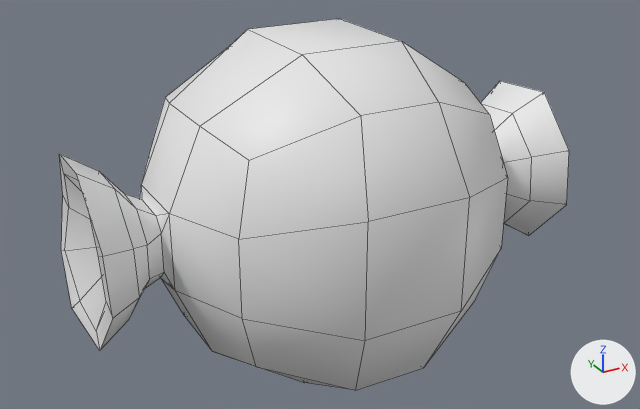
The FBX model Assets/Models/Bedroom_Stuffs/Candy_3.fbx as it was, and as the next commit left it.
Rendered twice from a 50 mm lens placed at (-0.301, -0.543, 0.269), pointed at (-0.002, 0.0, -0.003). Every picture has the same lights, and +X, +Y and +Z are marked at lower right. The older version comes first. Mesh edges are drawn as thin lines. Where no turn or scale is listed for an object, it has been applied to the vertices.

The first picture shows 'Candy_3'.
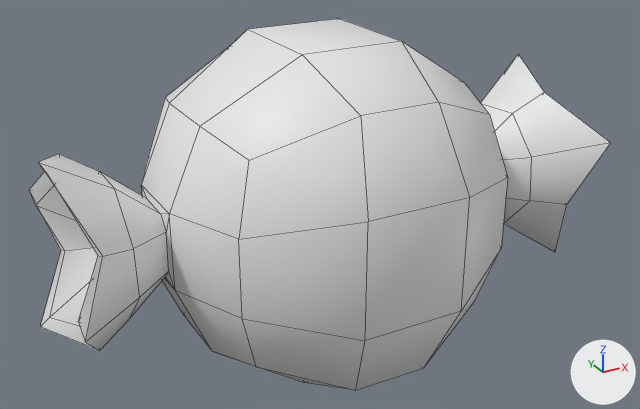
Pixel boxes (x1, y1, x2, y2) of what changed, in the pictures (640 x 409 px; the box of a moved part takes in the faces that stretch with it):
'Candy_3', reshaped (14% wider): before (59, 19, 569, 391); after (29, 19, 611, 391)
part 1 of me_candy_1_002, moved or reshaped: before (59, 154, 175, 351); after (29, 154, 175, 351)
part 2 of me_candy_1_002, built on: before (481, 81, 569, 235); after (481, 54, 611, 252)

What changed in the scene script:
```text
Change me_candy_1_002:
    used by ob_candy_3; location = (0.0, 0.0, 0.0)
    remove me_candy_1_002.from_pydata(...)  # 138 vertices, 148 faces; spans x -0.19..0.197, y -0.127..0.127, z -0.127..0.127
    add me_candy_1_002.from_pydata(...)  # 122 vertices, 132 faces; spans x -0.212..0.212, y -0.127..0.127, z -0.127..0.127
    me_candy_1_002 part 1
    16 vertices are removed from x -0.148..-0.136, y -0.032..0.032, z -0.032..0.032
    24 faces are deleted
    8 vertices move from x -0.19..-0.18, y -0.059..0.057, z -0.055..0.067 to x -0.212..-0.2, y -0.071..0.068, z -0.067..0.08
    8 vertices are added at x -0.132, y -0.024..0.024, z -0.024..0.024
    16 new faces join them
    me_candy_1_002 part 2
    8 vertices are removed from x 0.148..0.149, y -0.032..0.032, z -0.032..0.032
    16 faces are deleted
    8 vertices move from x 0.187..0.188, y -0.061..0.062, z -0.062..0.062 to x 0.212, y -0.08..0.081, z -0.08..0.08
    8 new faces join them
```
